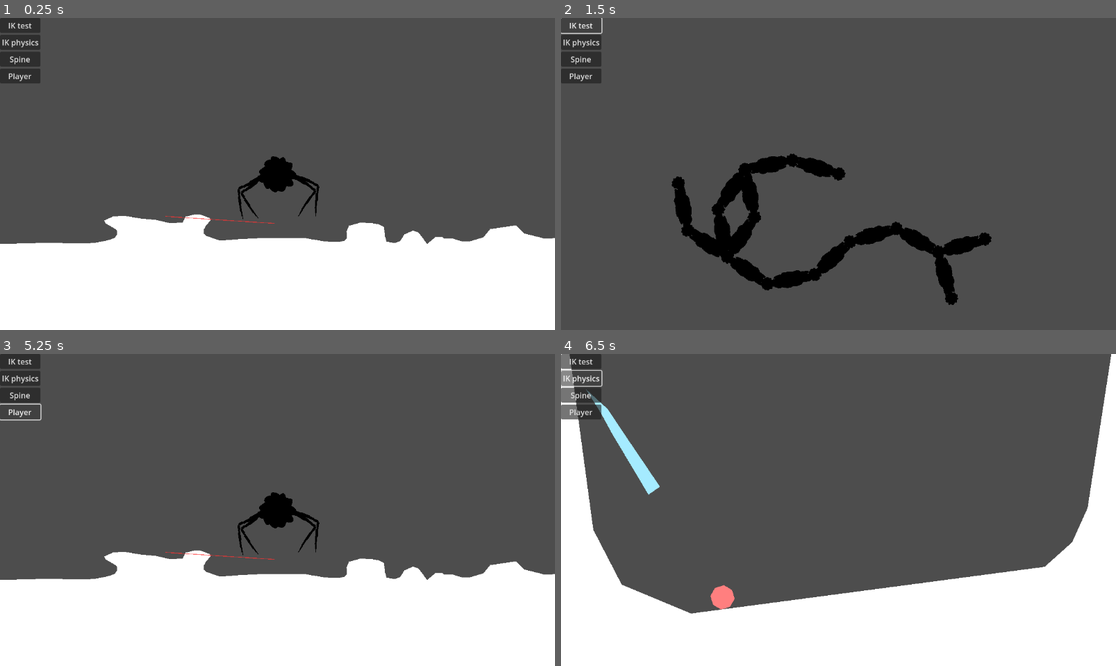
Above: before the commit, frames 1-4 (two rows, left to right).
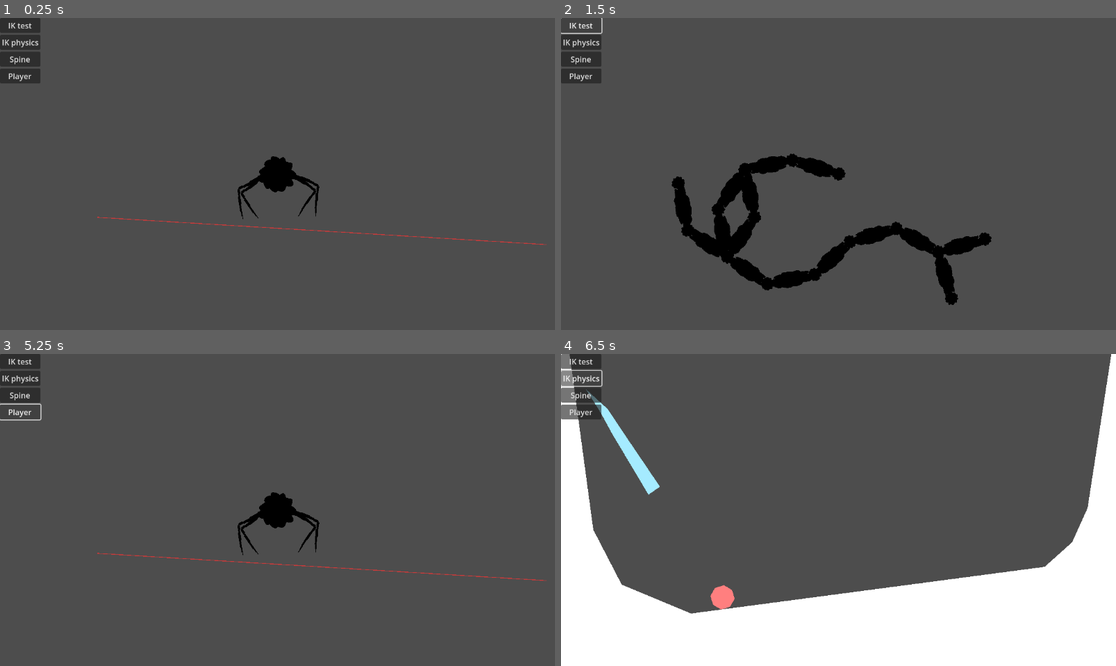
Above: after the commit, the same moments.

Repository: p4triko/CG-2025-Project-Procedural-Animation
Game: Godot game, scene res://scenes/player_testing.tscn
Same seed, same stepped clock (60 frames per second), same inputs: the game is played once before the commit and once after it.
Inputs:
- Up to frame 1 (0.25 s): no input
- Up to frame 2 (1.5 s): click "IK test" at 0.5 s; click "IK test" at 1.25 s
- Up to frame 3 (5.25 s): click "IK physics" at 2 s; click "IK test" at 2.75 s; click "Spine" at 3.5 s; click "IK test" at 4.25 s; click "Player" at 5 s
- Up to frame 4 (6.5 s): click "IK physics" at 5.75 s

The runs differ from the first frame. In frame 1, 31% of the frame differs, in the area x 0-100%, y 62-100%; in frame 2, nothing differs; in frame 3, 31%; in frame 4, nothing differs.

Commit message:
Working Recursive Raycast

Diff:
--- a/objects/RecursiveRayCast2D/RecursiveRayCast2D.gd
+++ b/objects/RecursiveRayCast2D/RecursiveRayCast2D.gd
@@ -2,22 +2,25 @@
 class_name RecursiveRayCast2D
 extends Node2D
 
-@export var target_positon: Vector2:
+## In local space
+@export var target_positon: Vector2 = Vector2(0, 50):
 	set(v):
 		target_positon = v
 		queue_redraw()
 @export var max_iterations: int = 20
+@export var exclude: Array[RID]
+@export var epsilon: float = 1.0
 
 @export_tool_button("Run") var a = func (): print(get_collisions())
 
-var saved_hits: Array[Array]
+var saved_hits: Array[Array] # For visualization
 
 func get_collisions() -> Array[Array]:
 	var space_state := get_world_2d().direct_space_state
 
 	var query := PhysicsRayQueryParameters2D.new()
-	query.hit_from_inside = true
-	query.to = target_positon
+	query.to = global_position + target_positon
+	query.exclude = exclude
 	var curr_pos: Vector2 = global_position
 
 	var hits: Array[Array]
@@ -29,12 +32,12 @@
 		i+=1; if i > max_iterations: break # Exit if too many iterations
 
 		hits.append([result.position, result.normal])
-		curr_pos = result.position
+		curr_pos = result.position + global_position.direction_to(global_position + target_positon).normalized() * epsilon
 	saved_hits = hits
 	queue_redraw()
 	return hits
 
 func _draw() -> void:
-	draw_line(Vector2.ZERO, target_positon - global_position, Color(1, 0.2, 0.2, 0.7), 1.5)
+	draw_line(Vector2.ZERO, target_positon, Color(1, 0.2, 0.2, 0.7), 1.5)
 	for i in saved_hits:
 		draw_circle(i[0] - global_position, 2, Color(1, 0.2, 0.2, 0.7), false, 1)
--- a/scenes/player_testing.tscn
+++ b/scenes/player_testing.tscn
@@ -9,9 +9,11 @@
 
 [node name="CollisionPolygon2D" type="CollisionPolygon2D" parent="StaticBody2D"]
 position = Vector2(-419.6001, -758.5)
+build_mode = 1
 polygon = PackedVector2Array(85, -169, 128, -169, 202, -172, 262, -172, 331, -172, 419, -163, 536, -160, 642, -172, 716 …(1729 unchanged characters)…
 
 [node name="Polygon2D" type="Polygon2D" parent="StaticBody2D"]
+visible = false
 position = Vector2(-419.6001, -758.5)
 polygon = PackedVector2Array(85, -169, 128, -169, 202, -172, 262, -172, 331, -172, 419, -163, 536, -160, 642, -172, 716 …(1729 unchanged characters)…
 
@@ -19,8 +21,7 @@
 position = Vector2(6, -46)
 
 [node name="RecursiveRayCast2D" type="Node2D" parent="."]
-position = Vector2(-227, 42)
+position = Vector2(-368, 44)
 script = ExtResource("2_ehr7g")
-target_positon = Vector2(0, 56.66)
-max_iterations = 1
+target_positon = Vector2(932.675, 56.63)
 metadata/_custom_type_script = "uid://bnyh50e0grrse"
